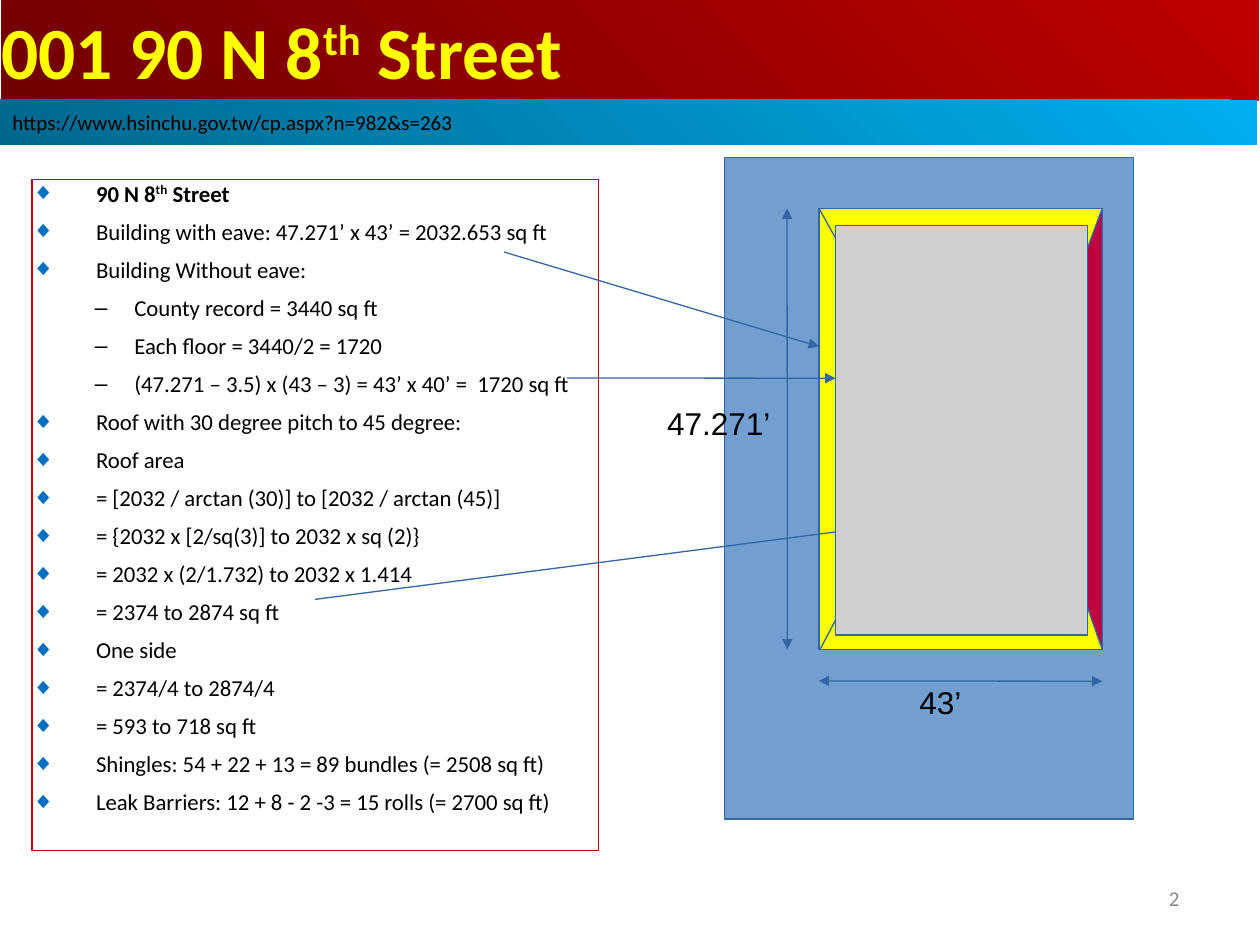
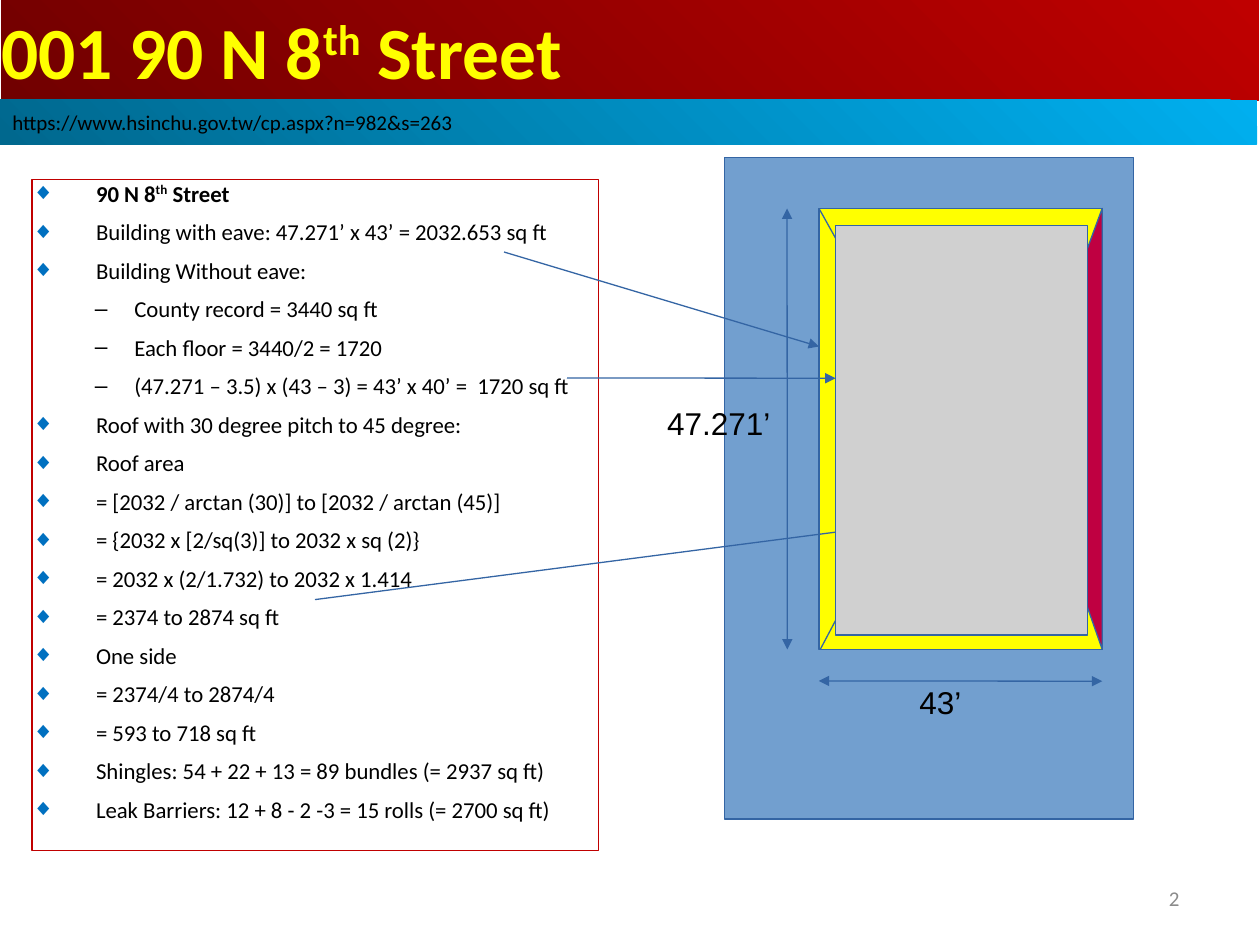
Before and after one commit to peterhchen/1000_Family, a slide deck: slide 2 of Real_Estate/SanJose_90_8th/000_90N8th_SanJose_Roof.ppt. Drawn at 1260x945 pixels with LibreOffice and Linux fonts; fonts in the diff are those of the drawing; grey boxes stand for pictures. Boxes give left, top, right and bottom in pixels: in the first picture for what was removed or moved away, otherwise in the second. Text is boxed around its words. In the diff, an @@ line names an element or a change of style, - is before the commit and + after.

```diff
--- a/Real_Estate/SanJose_90_8th/000_90N8th_SanJose_Roof.ppt
+++ b/Real_Estate/SanJose_90_8th/000_90N8th_SanJose_Roof.ppt
@@ text in rectangle at [96,762,544,783]: text changed @@
-◆ Shingles: 54 + 22 + 13 = 89 bundles (= 2508 sq ft)
+◆ Shingles: 54 + 22 + 13 = 89 bundles (= 2937 sq ft)
```
Also in this commit, not shown: 1 other slide changed.
